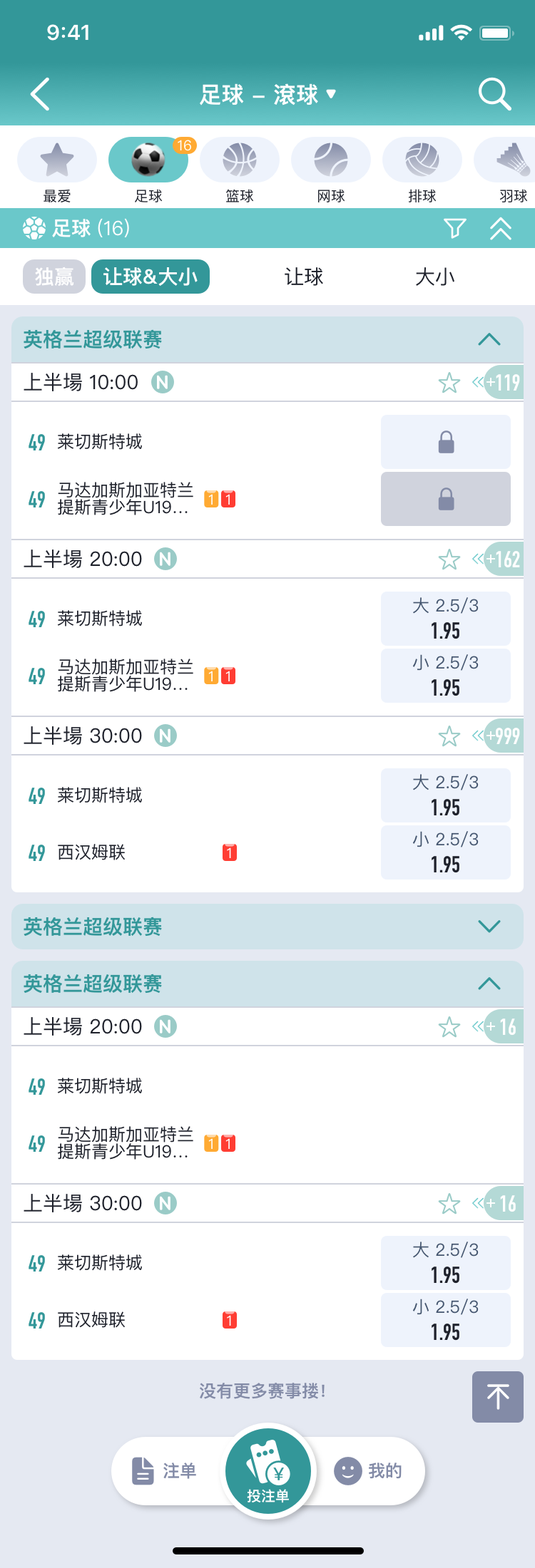
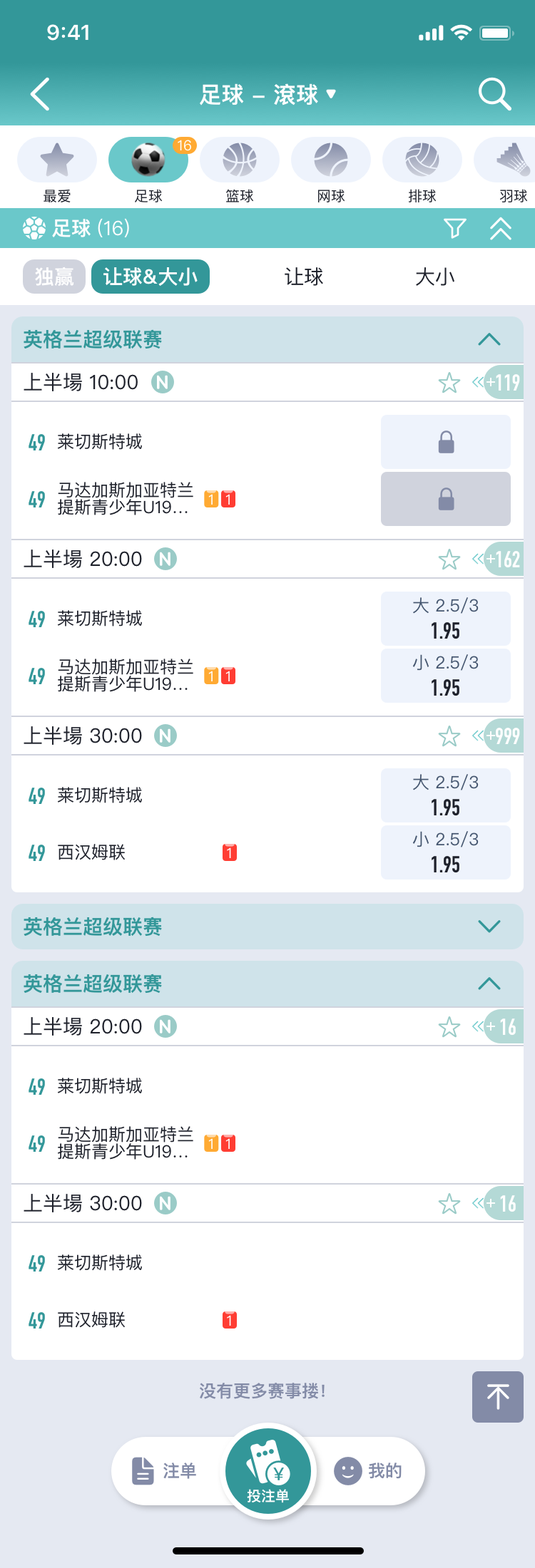
Layers edited between the first and the second 535 x 1568 image:
added layer "圖層 2" above "圖層 1" over bbox(380, 1235, 511, 1348)
